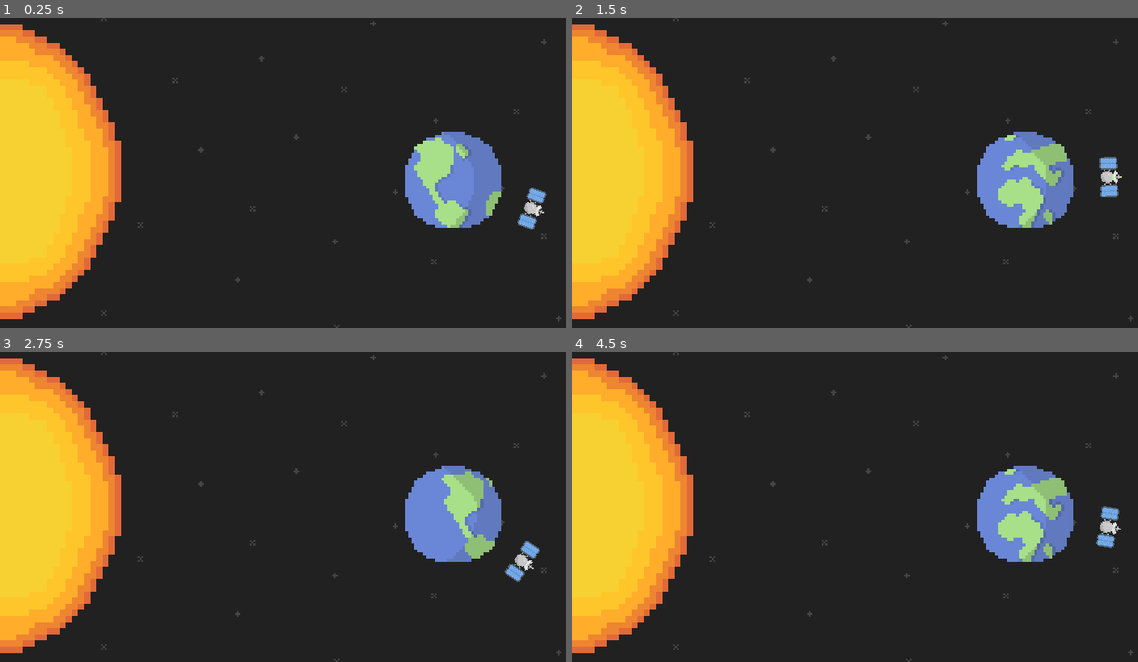
Above: before the commit, frames 1-4 (two rows, left to right).
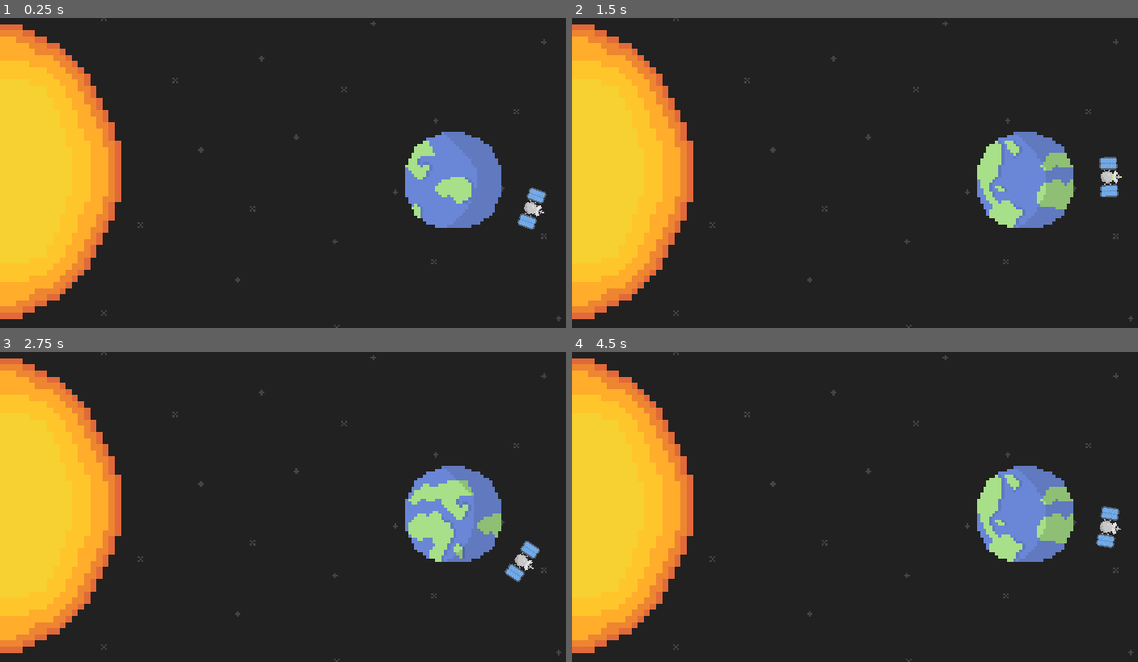
Above: after the commit, the same moments.

Repository: Liamx220/MiniJam76
Game: Godot game, scene res://Main.tscn
The game is run twice, just before and just after one commit, with the same random seed, the same clock (stepped at 60 frames per second) and the same inputs.
Inputs (mouse positions are in pixels of both pictures, inside the frame that each line leads up to):
- Up to frame 1 (0.25 s): no input
- Up to frame 2 (1.5 s): move the mouse to (979, 157) at 0.52 s; tap Enter at 1.25 s; move the mouse to (741, 188) at 1.27 s
- Up to frame 3 (2.75 s): move the mouse to (339, 438) at 2.02 s
- Up to frame 4 (4.5 s): move the mouse to (826, 569) at 2.77 s; move the mouse to (1024, 553) at 3.52 s; tap Space at 4.25 s; move the mouse to (685, 460) at 4.27 s

The runs differ from the first frame. In frame 1, 1.8% of the frame differs, in the area x 71-89%, y 38-68%; in frame 2, 2.8%, in the area x 71-89%, y 37-68%; in frame 3, 2.2%; in frame 4, 2.8%.

Commit message:
Update Main.tscn

Diff:
--- a/MiniJam76/MiniJam76/Main.tscn
+++ b/MiniJam76/MiniJam76/Main.tscn
@@ -86,7 +86,7 @@
 position = Vector2( 0.240372, -0.240379 )
 scale = Vector2( 0.5, 0.5 )
 frames = SubResource( 10 )
-frame = 8
+frame = 5
 playing = true
 
 [node name="CollisionShape2D" type="CollisionShape2D" parent="earth"]
